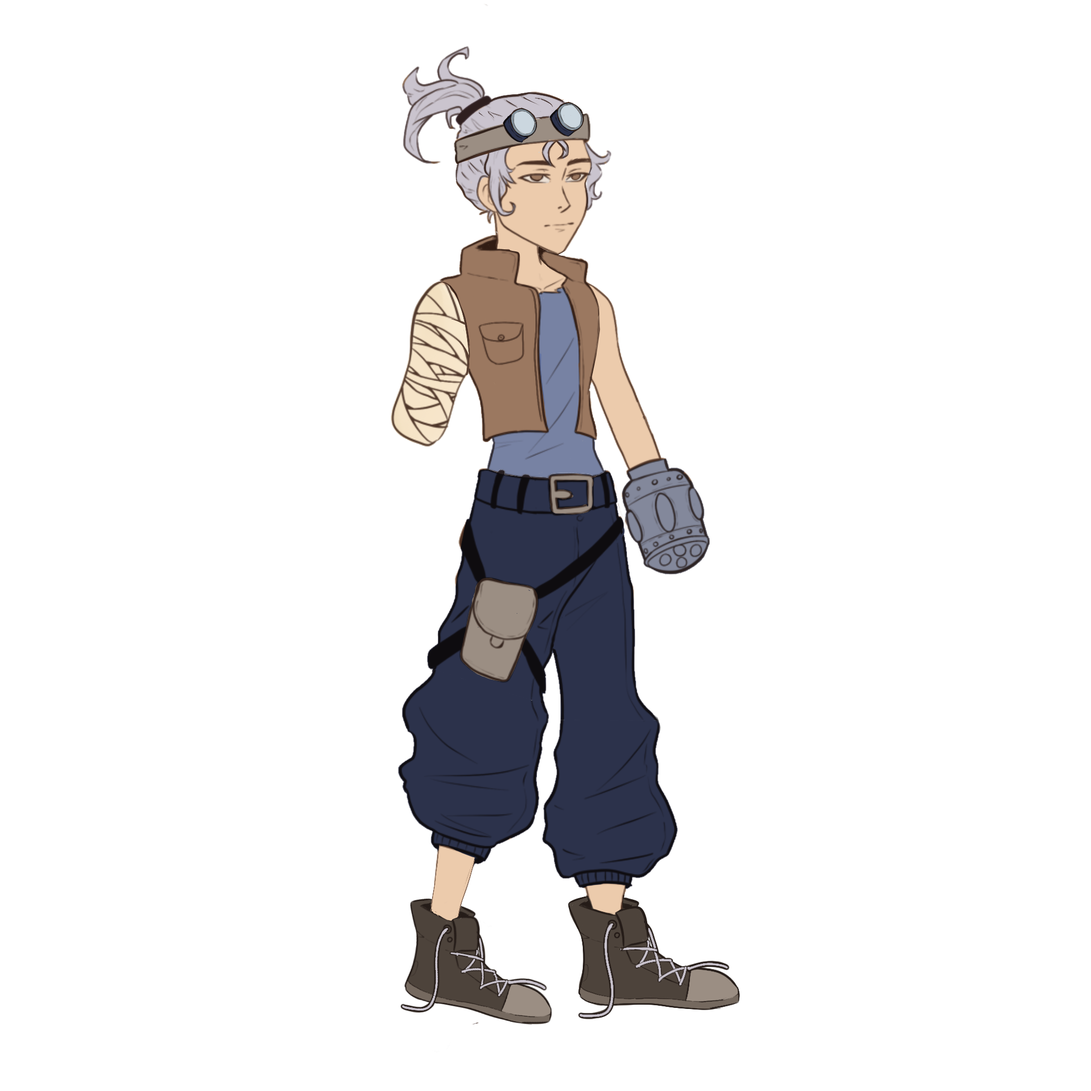
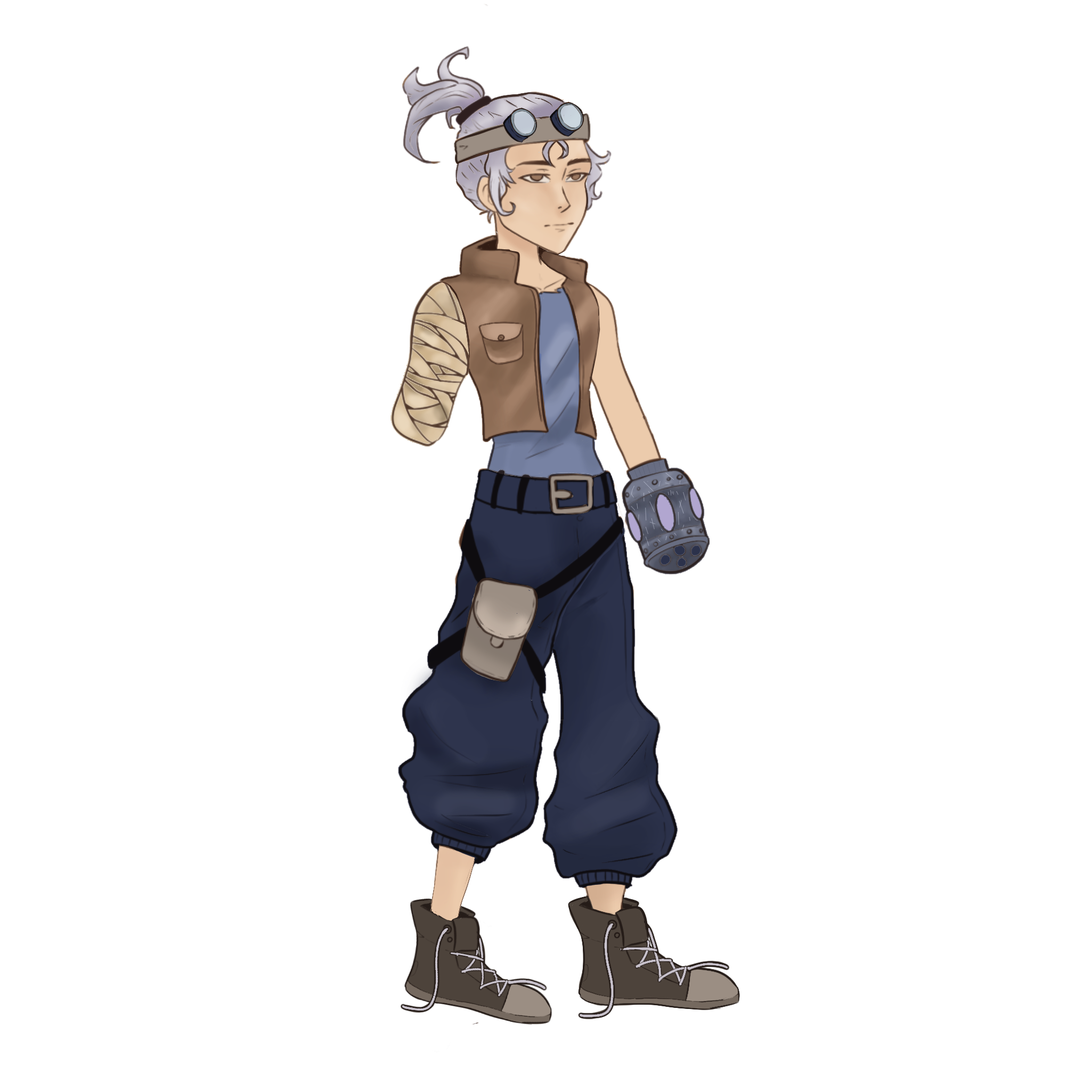
Layer changes from the first 1091x1091 image to the second:
painted on "Arm1" over [390, 283, 470, 447]
painted on "Body" over [433, 237, 602, 476]
painted on "Arm2" over [626, 459, 708, 571]
painted on "Head" over [405, 57, 611, 263]
painted on "Leg" over [401, 514, 617, 921]
painted on "Leg2" over [539, 519, 672, 914]
